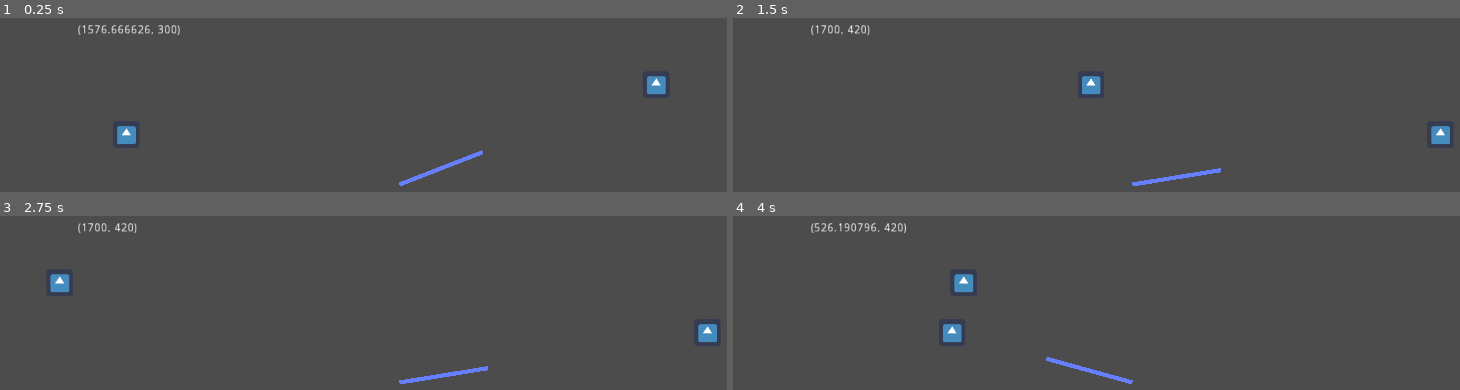
Above: before the commit, frames 1-4 (two rows, left to right).
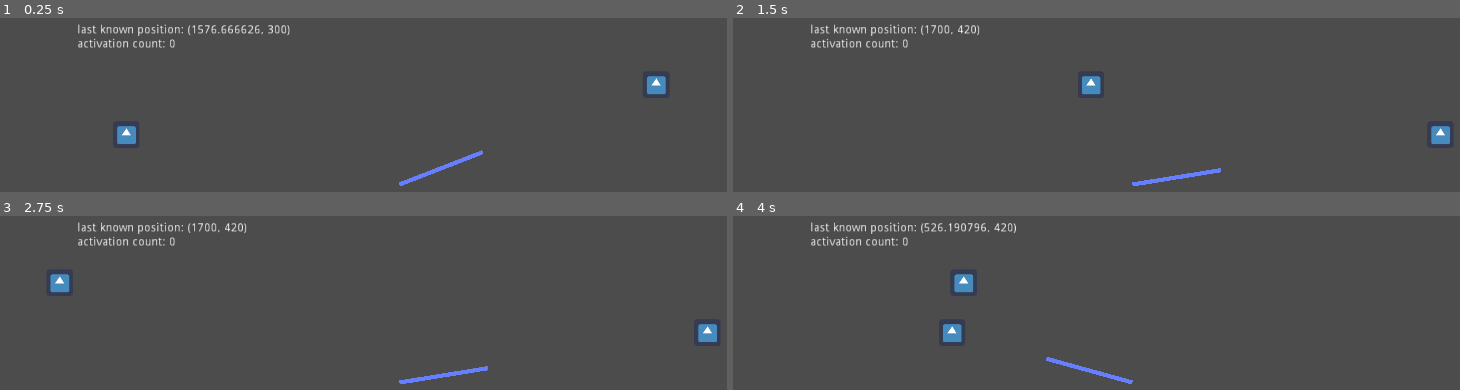
Above: after the commit, the same moments.

Repository: Boyquotes/ddat-gpf.entities
Game: Godot game, scene res://_testenv/test_entity_ability/entab_target/test_entab_target.tscn
Two runs of this game, one before a commit and one after it. Both use one fixed random seed, a clock stepped at 60 frames per second and the inputs below. This scene is started directly instead of the project's main scene. The engine's default icon, where the game draws it, is replaced by a stand-in: a white triangle on a blue panel in a dark square.
Inputs (mouse positions are in pixels of both pictures, inside the frame that each line leads up to):
- Up to frame 1 (0.25 s): no input
- Up to frame 2 (1.5 s): tap Enter (ui_accept) at 0.5, 0.77 s; move the mouse to (1307, 162) at 0.52 s; hold Right (ui_right) 0.53-1.28 s; move the mouse to (outside the picture) at 1.27 s; hold Down (ui_down) from 1.28 s (still down)
- Up to frame 3 (2.75 s): tap Enter (ui_accept) at 1.52 s; move the mouse to (479, 283) at 2.02 s; release Down (ui_down) at 2.03 s; hold Right (ui_right) from 2.03 s (still down)
- Up to frame 4 (4 s): move the mouse to (outside the picture) at 2.77 s; release Right (ui_right) at 2.78 s; hold Up (ui_up) 2.78-3.53 s; tap Enter (ui_accept) at 3.02, 3.77 s; move the mouse to (outside the picture) at 3.52 s; hold Left (ui_left) from 3.53 s (still down)

The runs differ from the first frame. In frame 1, 1.0% of the frame differs, in the area x 10-40%, y 3-18%; in frame 2, 0.9%; in frame 3, 0.9%; in frame 4, 1.0%.

Commit message:
testenv update
confirmed_press reticule show is working
confirmed_hold reticule show is not

Diff:
--- a/_testenv/test_entity_ability/entab_target/test_entab_target.gd
+++ b/_testenv/test_entity_ability/entab_target/test_entab_target.gd
@@ -2,6 +2,11 @@
 
 
 ##############################################################################
+
+# for debugging whether an ability input is actually being recieved
+var ability_activation_count := 0
+# for debug label
+var last_target_position := Vector2.ZERO
 
 onready var rot_target_line = $CenterOfScreen/RotTargetLine
 onready var debug_label = $DebugLabel
@@ -22,6 +27,7 @@
 	restart_tween_test()
 	enemy_test_1.add_to_group("groupstring_enemy")
 	enemy_test_2.add_to_group("groupstring_enemy")
+	update_debug_label()
 
 
 var tween_reverse_state := false
@@ -52,8 +58,18 @@
 func _on_EntityAbilityTargeter_update_target(arg_target_position):
 	rot_target_line.look_at(arg_target_position)
 #	rot_target_line.rotation = rot_target_line.global_position.angle_to(arg_target_position)
-	debug_label.text = str(arg_target_position)
+	last_target_position = arg_target_position
 #	print("target_position is {tp}".format({"tp": arg_target_position}))
+	update_debug_label()
 
 #func _process(_arg_delta):
 #	rot_target_line.look_at(get_global_mouse_position())
+
+func _on_ActivationController_activate_ability():
+	ability_activation_count += 1
+	update_debug_label()
+
+func update_debug_label():
+	debug_label.text =\
+			"last known position: "+str(last_target_position)+"\n"+\
+			"activation count: "+str(ability_activation_count)
--- a/_testenv/test_entity_ability/entab_target/test_entab_target.tscn
+++ b/_testenv/test_entity_ability/entab_target/test_entab_target.tscn
@@ -17,7 +17,7 @@
 [node name="CenterOfScreen" type="Position2D" parent="."]
 position = Vector2( 960, 540 )
 
-[node name="EntityAbilityController" type="Node2D" parent="CenterOfScreen"]
+[node name="ActivationController" type="Node2D" parent="CenterOfScreen"]
 position = Vector2( -960, -540 )
 script = ExtResource( 1 )
 activation_mode = 3
@@ -25,14 +25,14 @@
 target_clear_action = "ui_cancel"
 min_hold_duration = 2.0
 
-[node name="EntityAbilityTargeter" type="Area2D" parent="CenterOfScreen/EntityAbilityController"]
+[node name="EntityAbilityTargeter" type="Area2D" parent="CenterOfScreen/ActivationController"]
 script = ExtResource( 4 )
-reticule_mode = 2
 selection_mode = 2
 update_frequency = 0.01
+reticule_mode = 2
 path_to_reticule_sprite = NodePath("TargetReticule")
 
-[node name="TargetReticule" type="Sprite" parent="CenterOfScreen/EntityAbilityController/EntityAbilityTargeter"]
+[node name="TargetReticule" type="Sprite" parent="CenterOfScreen/ActivationController/EntityAbilityTargeter"]
 visible = false
 position = Vector2( 583, 794 )
 scale = Vector2( 0.25, 0.25 )
@@ -56,4 +56,5 @@
 
 [node name="Tween" type="Tween" parent="."]
 
-[connection signal="update_target" from="CenterOfScreen/EntityAbilityController/EntityAbilityTargeter" to="." method="_on_EntityAbilityTargeter_update_target"]
+[connection signal="activate_ability" from="CenterOfScreen/ActivationController" to="." method="_on_ActivationController_activate_ability"]
+[connection signal="update_target" from="CenterOfScreen/ActivationController/EntityAbilityTargeter" to="." method="_on_EntityAbilityTargeter_update_target"]
